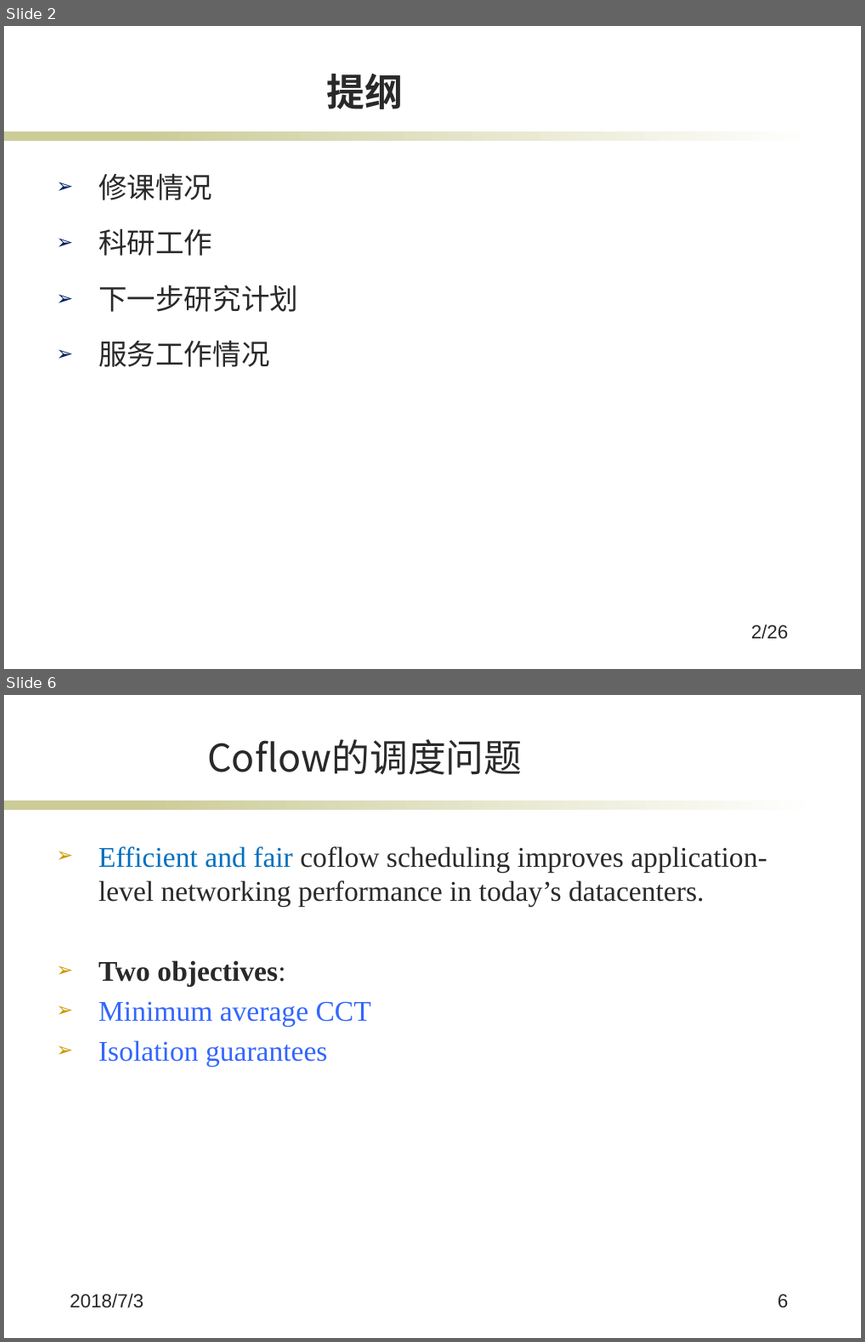
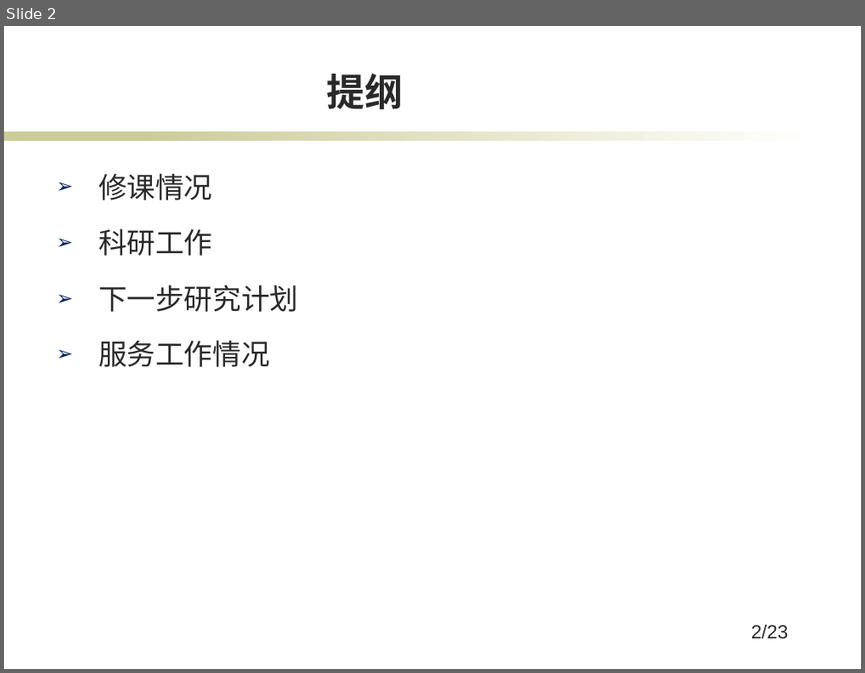
Before and after one commit to jkfhklh/papers-reading, a slide deck: 中期考核2018/B14.pptx. Shown one above the other, each under a label of ours: slides 2 and 6 before the commit, slide 2 after it; the slides between them are not shown. The pictures are 865x1342 and 865x673 pixels, drawn with LibreOffice and Linux fonts; fonts in the diff are those of the drawing; background and template pictures are left out. Boxes give left, top, right and bottom in pixels: in the first picture for what was removed or moved away, otherwise in the second. Text is boxed around its words. In the diff, an @@ line names an element or a change of style, - is before the commit and + after.

```diff
--- a/中期考核2018/B14.pptx
+++ b/中期考核2018/B14.pptx
@@ slide 6 removed at [4,695,861,1338], background #FFFFFF; not listed: 2 template elements that a slide beside it also shows @@
@@ title removed at [207,739,522,775] @@
-Coflow的调度问题
@@ text removed at [98,846,766,1066] @@
-➢ Efficient and fair coflow scheduling improves application-level networking performance in today’s datacenters.
-➢ Two objectives:
-➢ Minimum average CCT
-➢ Isolation guarantees
@@ text removed at [69,1293,143,1308] @@
-2018/7/3
@@ page number removed at [778,1293,788,1308] @@
-6
@@ page number at [751,624,788,639]: text changed @@
-2/26
+2/23
```
Also in this commit, not shown: 3 slides changed, 19 slides added, 5 other slides removed.
